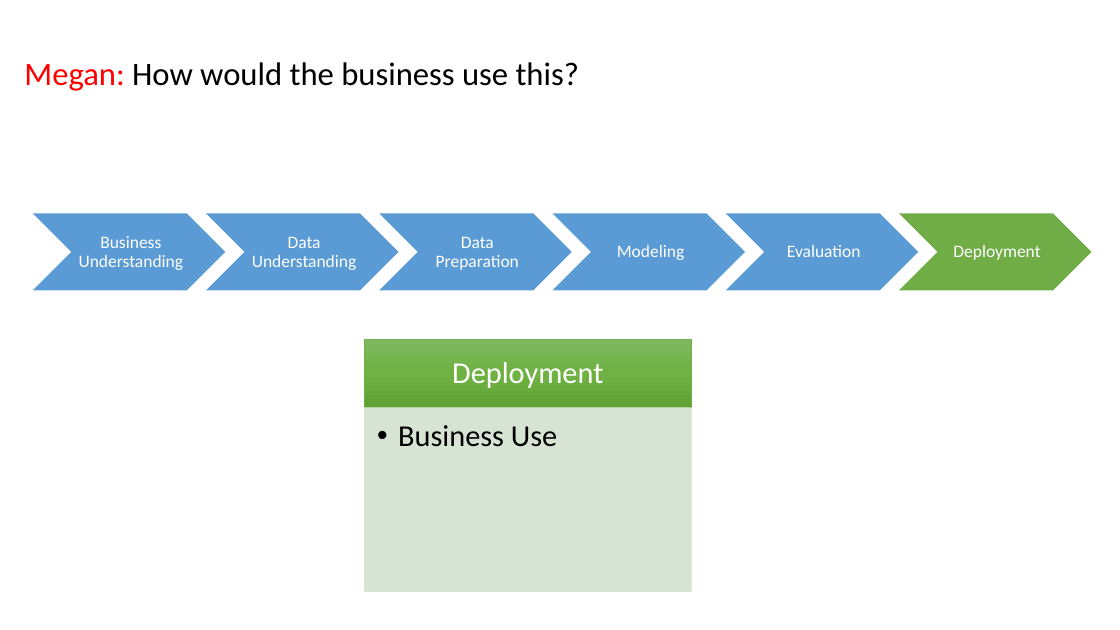
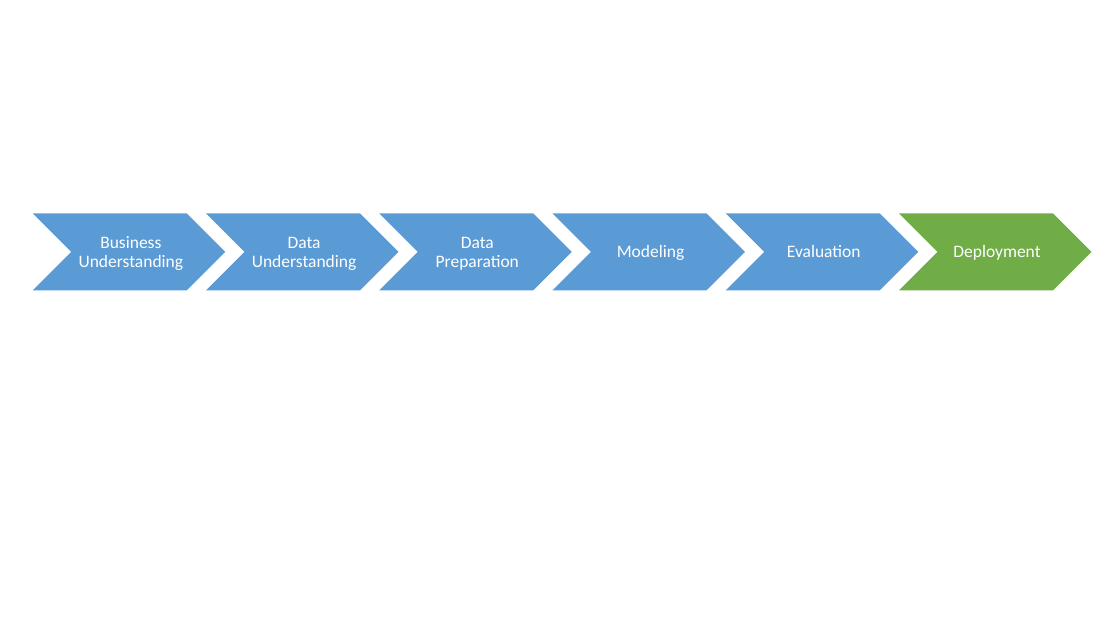
Before and after one commit to mGalarnyk/Machine_Learning_Froyo, a slide deck: slide 34 of Current_Powerpoint/Froyo_v2.pptx (slide 35 before the commit). Drawn at 1120x630 pixels with LibreOffice and Linux fonts; fonts in the diff are those of the drawing. Boxes give left, top, right and bottom in pixels: in the first picture for what was removed or moved away, otherwise in the second. Text is boxed around its words. In the diff, an @@ line names an element or a change of style, - is before the commit and + after.

```diff
--- a/Current_Powerpoint/Froyo_v2.pptx
+++ b/Current_Powerpoint/Froyo_v2.pptx
@@ text removed at (x1=24, y1=62, x2=579, y2=91) @@
-Megan: How would the business use this?
@@ group removed at (x1=365, y1=339, x2=691, y2=592): 2 rectangles, 2 texts @@
-Deployment
-  •• Business Use
```
Also in this commit, not shown: 11 other slides changed, 1 slide added, 2 slides removed.
